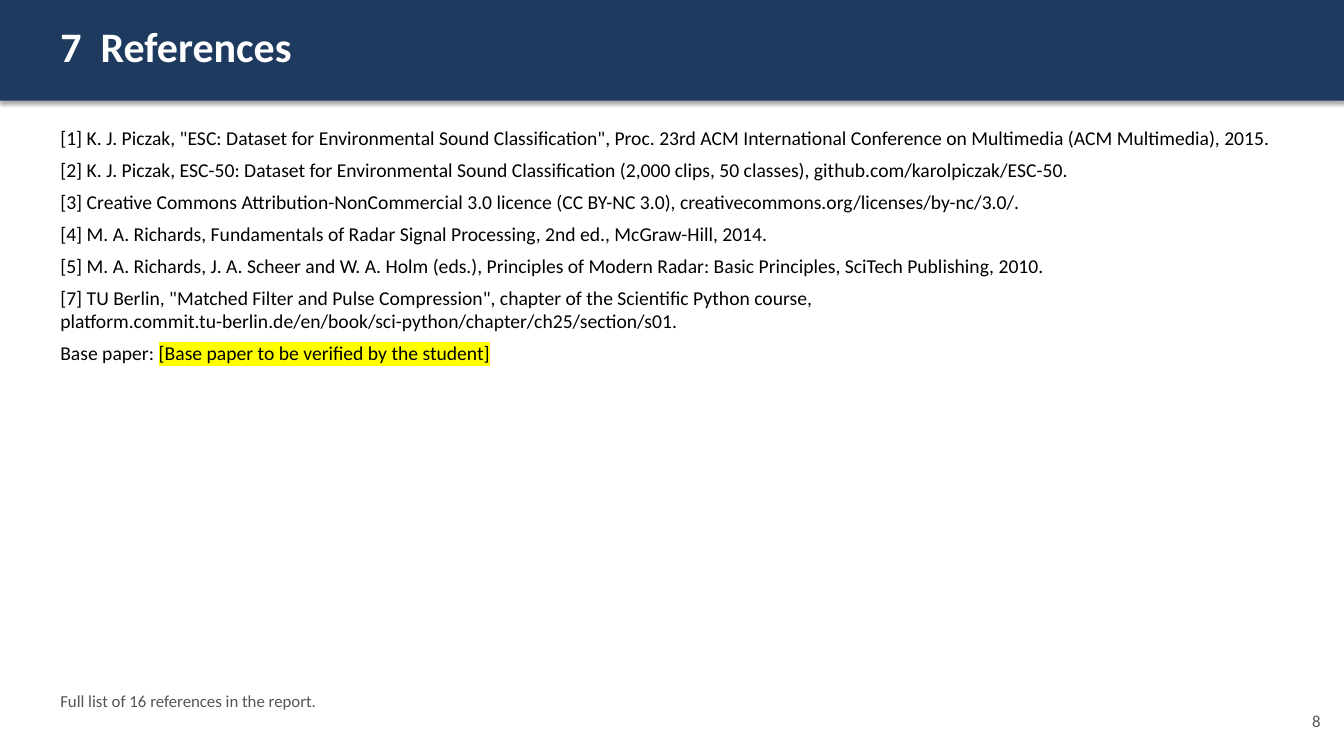
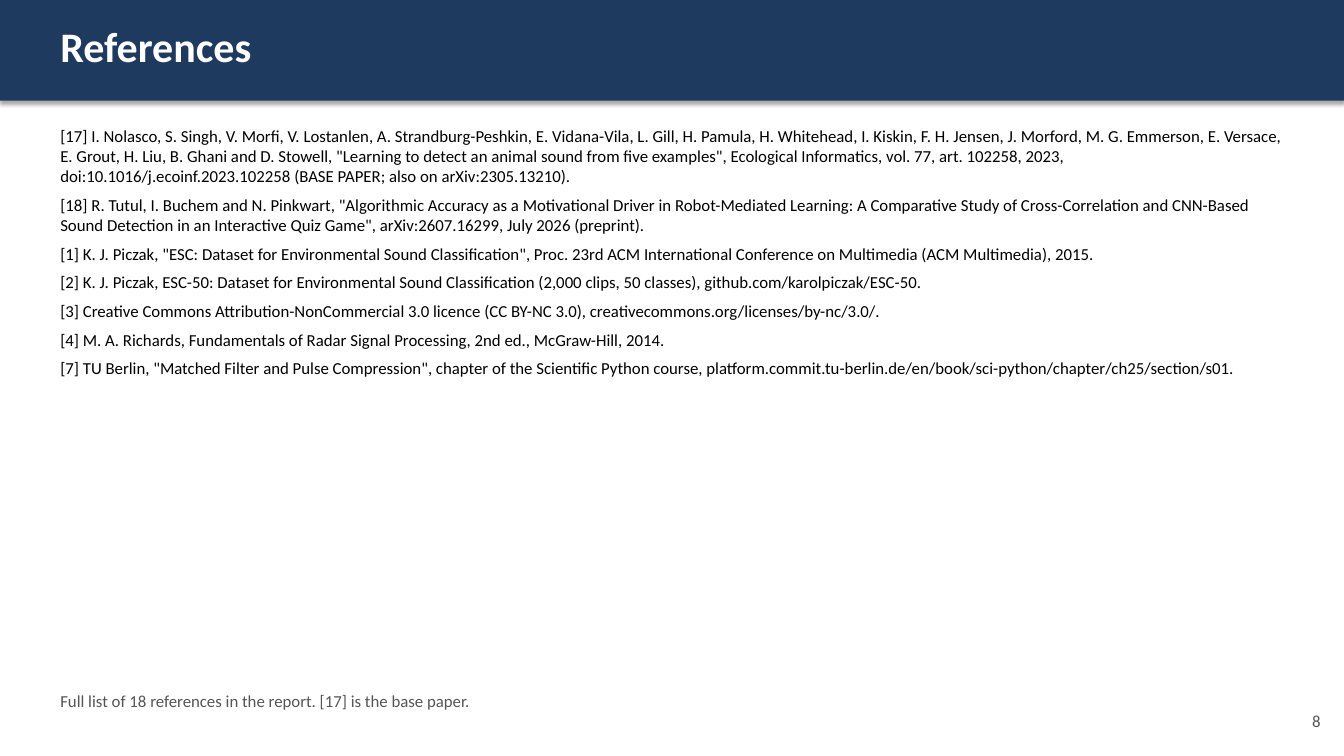
Before and after one commit to Zion-Naranje/matched-filter-pulse-detector, a slide deck: slide 8 of esc50_matching/docs/presentation.pptx. Drawn at 1344x756 pixels with LibreOffice and Linux fonts; fonts in the diff are those of the drawing. Boxes give left, top, right and bottom in pixels: in the first picture for what was removed or moved away, otherwise in the second. Text is boxed around its words. In the diff, an @@ line names an element or a change of style, - is before the commit and + after.

```diff
--- a/esc50_matching/docs/presentation.pptx
+++ b/esc50_matching/docs/presentation.pptx
@@ text at [60,33,251,63]: text changed @@
-7 References
+References
@@ text at [60,130,1281,234]: paragraphs added @@
+[17] I. Nolasco, S. Singh, V. Morfi, V. Lostanlen, A. Strandburg-Peshkin, E. Vidana-Vila, L. Gill, H. Pamula, H. Whitehead, I. Kiskin, F. H. Jensen, J. Morford, M. G. Emmerson, E. Versace, E. Grout, H. Liu, B. Ghani and D. Stowell, "Learning to detect an animal sound from five examples", Ecological Informatics, vol. 77, art. 102258, 2023, doi:10.1016/j.ecoinf.2023.102258 (BASE PAPER; also on arXiv:2305.13210).
+[18] R. Tutul, I. Buchem and N. Pinkwart, "Algorithmic Accuracy as a Motivational Driver in Robot-Mediated Learning: A Comparative Study of Cross-Correlation and CNN-Based Sound Detection in an Interactive Quiz Game", arXiv:2607.16299, July 2026 (preprint).
@@ text at [60,258,1044,277]: paragraph removed @@
-[5] M. A. Richards, J. A. Scheer and W. A. Holm (eds.), Principles of Modern Radar: Basic Principles, SciTech Publishing, 2010.
@@ text at [60,248,1233,377]: size 14 to 12 pt in "[1] K. J. Piczak, "ESC: Dataset for ...", "[2] K. J. Piczak, ESC-50: Dataset for ...", "[3] Creative Commons Attribution-NonCommercial 3.0 licence ( ...", "[4] M. A. Richards, Fundamentals of Radar ..." and 1 more places @@
@@ text at [60,345,490,363]: paragraph removed @@
-Base paper: [Base paper to be verified by the student]
@@ text at [60,695,469,710]: text changed @@
-Full list of 16 references in the report.
+Full list of 18 references in the report. [17] is the base paper.
```
Also in this commit, not shown: 5 other slides changed, 1 slide added, 1 slide removed, 4 other files.
